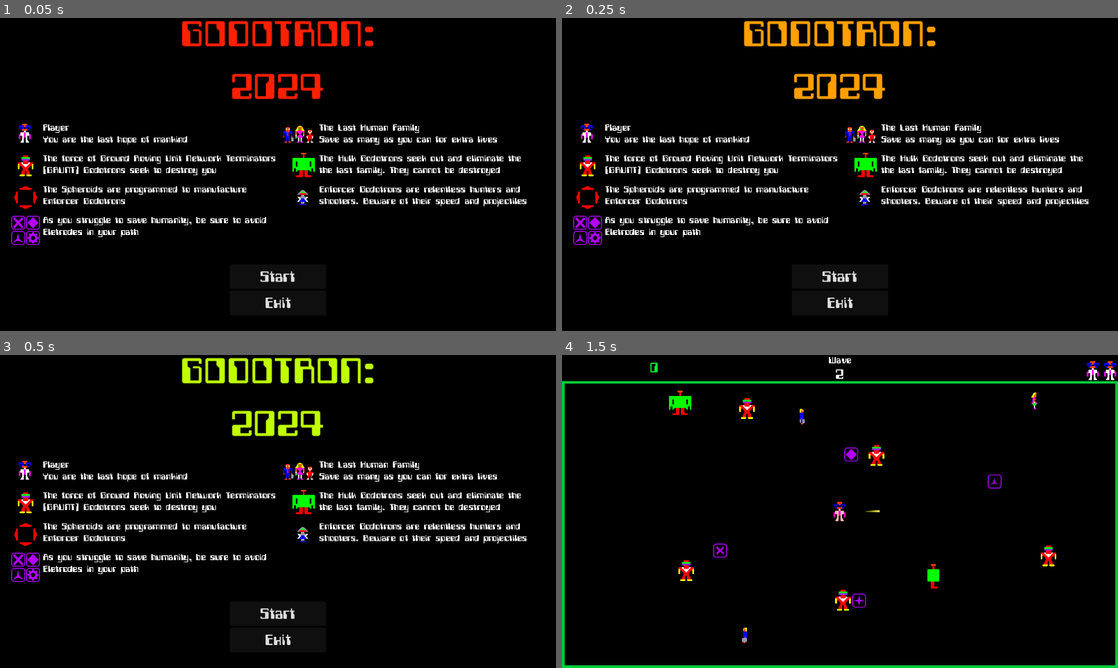
Above: before the commit, frames 1-4 (two rows, left to right).
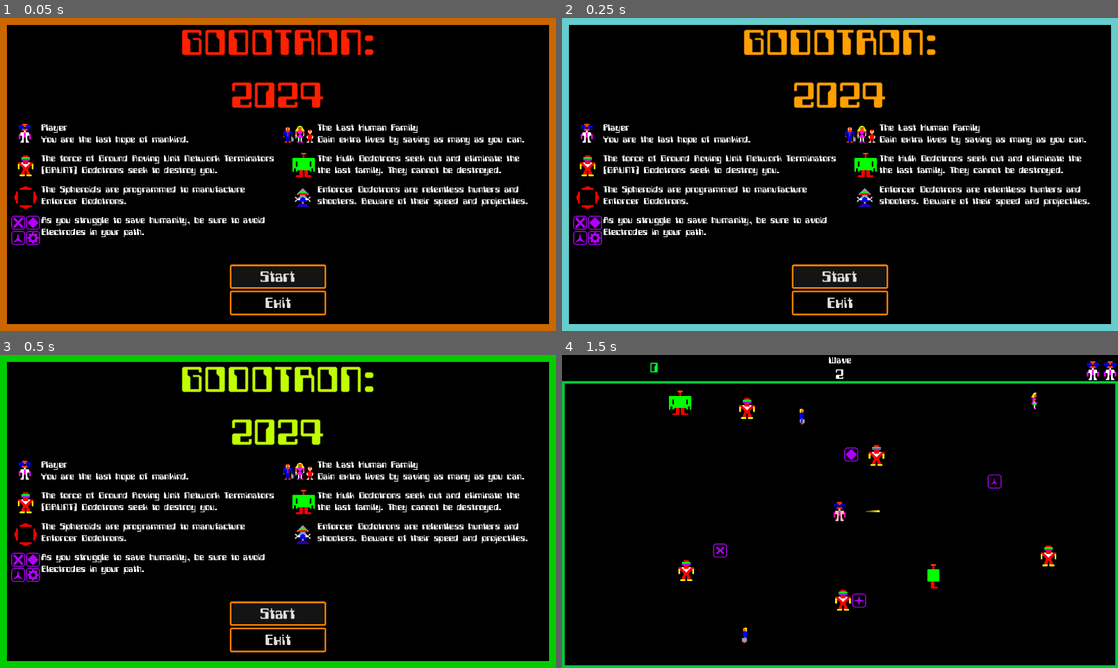
Above: after the commit, the same moments.

Repository: MonkeyCrime/Godotron
Game: Godot game, scene res://scenes/main_menu/main_menu.tscn
The game is run twice, just before and just after one commit, with the same random seed, the same clock (stepped at 60 frames per second) and the same inputs.
Inputs:
- Up to frame 1 (0.05 s): no input
- Up to frame 2 (0.25 s): no input
- Up to frame 3 (0.5 s): no input
- Up to frame 4 (1.5 s): click "Start" at 0.5 s; hold Right (fire_right) from 1.28 s (still down)

The runs differ from the first frame. In frame 1, 15% of the frame differs, in the area x 0-100%, y 0-100%; in frame 2, 15%; in frame 3, 15%; in frame 4, nothing differs.

Commit message:
Menu screen updates
Rework text, correct errors, add animated border, style buttons

Diff:
--- a/scenes/main/main.tscn
+++ b/scenes/main/main.tscn
@@ -122,7 +122,7 @@
 offset_top = 11.0
 offset_right = 223.0
 offset_bottom = 50.0
-theme_override_colors/font_color = Color(0.308446, 0.307335, 0.997262, 1)
+theme_override_colors/font_color = Color(1, 0, 0, 1)
 theme_override_fonts/font = ExtResource("2_rf7cv")
 theme_override_font_sizes/font_size = 36
 text = "0"
@@ -144,7 +144,7 @@
 color = Color(0, 0, 0, 1)
 
 [node name="Panel" type="Panel" parent="Game"]
-modulate = Color(0.0174426, 0.110424, 1, 1)
+modulate = Color(1, 0, 0, 1)
 custom_minimum_size = Vector2(1280, 660)
 offset_top = 60.0
 offset_right = 1280.0
--- a/scenes/main_menu/main_menu.tscn
+++ b/scenes/main_menu/main_menu.tscn
@@ -12,8 +12,51 @@
 [ext_resource type="Texture2D" uid="uid://nkrhveb3v8lh" path="res://art/family_menu.png" id="10_vrexd"]
 [ext_resource type="Texture2D" uid="uid://dajiqblrtmtiv" path="res://art/electrodes_ui.png" id="11_apwqd"]
 
+[sub_resource type="Animation" id="Animation_o0ryv"]
+resource_name = "panel_cycle"
+loop_mode = 2
+tracks/0/type = "value"
+tracks/0/imported = false
+tracks/0/enabled = true
+tracks/0/path = NodePath("Panel:modulate")
+tracks/0/interp = 1
+tracks/0/loop_wrap = true
+tracks/0/keys = {
+"times": PackedFloat32Array(0, 0.1, 0.2, 0.3, 0.4, 0.5, 0.6, 0.7, 0.8, 0.9),
+"transitions": PackedFloat32Array(1, 1, 1, 1, 1, 1, 1, 1, 1, 1),
+"update": 0,
+"values": [Color(1, 0, 0, 1), Color(1, 1, 0, 1), Color(1, 1, 1, 1), Color(0, 1, 1, 1), Color(1, 1, 1, 1), Color(0, 1, 0, 1), Color(1, 1, 1, 1), Color(1, 0, 1, 1), Color(1, 1, 1, 1), Color(0, 0, 1, 1)]
+}
+
+[sub_resource type="AnimationLibrary" id="AnimationLibrary_8owuy"]
+_data = {
+"panel_cycle": SubResource("Animation_o0ryv")
+}
+
+[sub_resource type="Theme" id="Theme_twuyd"]
+
+[sub_resource type="StyleBoxFlat" id="StyleBoxFlat_l2s46"]
+bg_color = Color(0.6, 0.6, 0.6, 0)
+border_width_left = 16
+border_width_top = 16
+border_width_right = 16
+border_width_bottom = 16
+corner_detail = 16
+
 [sub_resource type="Theme" id="Theme_jww4v"]
 default_font = ExtResource("1_4mciy")
+
+[sub_resource type="StyleBoxFlat" id="StyleBoxFlat_4ixm1"]
+bg_color = Color(0.0784314, 0.0784314, 0.0784314, 1)
+border_width_left = 4
+border_width_top = 4
+border_width_right = 4
+border_width_bottom = 4
+border_color = Color(1, 0.501961, 0, 1)
+corner_radius_top_left = 4
+corner_radius_top_right = 4
+corner_radius_bottom_right = 4
+corner_radius_bottom_left = 4
 
 [sub_resource type="InputEventKey" id="InputEventKey_smqu5"]
 device = -1
@@ -22,6 +65,18 @@
 
 [sub_resource type="Shortcut" id="Shortcut_1xic6"]
 events = [SubResource("InputEventKey_smqu5")]
+
+[sub_resource type="StyleBoxFlat" id="StyleBoxFlat_pxc6e"]
+bg_color = Color(0.0784314, 0.0784314, 0.0784314, 0.0784314)
+border_width_left = 4
+border_width_top = 4
+border_width_right = 4
+border_width_bottom = 4
+border_color = Color(1, 0.501961, 0, 1)
+corner_radius_top_left = 4
+corner_radius_top_right = 4
+corner_radius_bottom_right = 4
+corner_radius_bottom_left = 4
 
 [sub_resource type="InputEventKey" id="InputEventKey_61j0s"]
 device = -1
@@ -82,6 +137,24 @@
 grow_vertical = 2
 texture = ExtResource("2_ud028")
 
+[node name="PanelAnimator" type="AnimationPlayer" parent="."]
+autoplay = "panel_cycle"
+libraries = {
+"": SubResource("AnimationLibrary_8owuy")
+}
+
+[node name="Panel" type="Panel" parent="."]
+modulate = Color(0.718667, 1, 0.718667, 1)
+custom_minimum_size = Vector2(1280, 720)
+layout_mode = 1
+anchors_preset = 15
+anchor_right = 1.0
+anchor_bottom = 1.0
+grow_horizontal = 2
+grow_vertical = 2
+theme = SubResource("Theme_twuyd")
+theme_override_styles/panel = SubResource("StyleBoxFlat_l2s46")
+
 [node name="Logo" type="TextureRect" parent="."]
 modulate = Color(1, 0, 0, 1)
 layout_mode = 1
@@ -89,8 +162,9 @@
 anchor_left = 0.5
 anchor_right = 0.5
 offset_left = -224.5
+offset_top = 20.0
 offset_right = 224.5
-offset_bottom = 193.0
+offset_bottom = 213.0
 grow_horizontal = 2
 texture = ExtResource("2_yisxw")
 
@@ -113,6 +187,7 @@
 layout_mode = 2
 size_flags_vertical = 3
 theme_override_font_sizes/font_size = 40
+theme_override_styles/normal = SubResource("StyleBoxFlat_4ixm1")
 shortcut = SubResource("Shortcut_1xic6")
 text = "Start"
 
@@ -120,6 +195,7 @@
 layout_mode = 2
 size_flags_vertical = 3
 theme_override_font_sizes/font_size = 40
+theme_override_styles/normal = SubResource("StyleBoxFlat_pxc6e")
 shortcut = SubResource("Shortcut_xpsvq")
 text = "Exit"
 
@@ -151,35 +227,35 @@
 theme_override_fonts/font = ExtResource("1_4mciy")
 theme_override_font_sizes/font_size = 24
 text = "Player
-You are the last hope of mankind"
+You are the last hope of mankind."
 
 [node name="FamilyText" type="Label" parent="GridContainer"]
 layout_mode = 2
 theme_override_fonts/font = ExtResource("1_4mciy")
 theme_override_font_sizes/font_size = 24
 text = "The Last Human Family
-Save as many as you can for extra lives"
+Gain extra lives by saving as many as you can."
 
 [node name="GruntText" type="Label" parent="GridContainer"]
 layout_mode = 2
 theme_override_fonts/font = ExtResource("1_4mciy")
 theme_override_font_sizes/font_size = 24
 text = "The force of Ground Roving Unit Network Terminators
-(GRUNT) Godotrons seek to destroy you"
+(GRUNT) Godotrons seek to destroy you."
 
 [node name="HulkText" type="Label" parent="GridContainer"]
 layout_mode = 2
 theme_override_fonts/font = ExtResource("1_4mciy")
 theme_override_font_sizes/font_size = 24
 text = "The Hulk Godotrons seek out and eliminate the
-the last family. They cannot be destroyed"
+the last family. They cannot be destroyed."
 
 [node name="SpheroidText" type="Label" parent="GridContainer"]
 layout_mode = 2
 theme_override_fonts/font = ExtResource("1_4mciy")
 theme_override_font_sizes/font_size = 24
 text = "The Spheroids are programmed to manufacture
-Enforcer Godotrons
+Enforcer Godotrons.
 "
 
 [node name="EnforcerText" type="Label" parent="GridContainer"]
@@ -187,7 +263,7 @@
 theme_override_fonts/font = ExtResource("1_4mciy")
 theme_override_font_sizes/font_size = 24
 text = "Enforcer Godotrons are relentless hunters and
-shooters. Beware of their speed and projectiles
+shooters. Beware of their speed and projectiles.
 "
 
 [node name="ElectrodeText" type="Label" parent="GridContainer"]
@@ -195,7 +271,7 @@
 theme_override_fonts/font = ExtResource("1_4mciy")
 theme_override_font_sizes/font_size = 24
 text = "As you struggle to save humanity, be sure to avoid
-Eletrodes in your path
+Electrodes in your path.
 "
 
 [node name="Player" type="Sprite2D" parent="."]
@@ -227,7 +303,6 @@
 position = Vector2(697, 413)
 texture = ExtResource("9_iwu2d")
 hframes = 7
-frame = 5
 
 [node name="FamilyMenu" type="Sprite2D" parent="."]
 position = Vector2(689, 267)
Not shown: 1 places in scenes/main_menu/main_menu.tscn that only renumber resources
